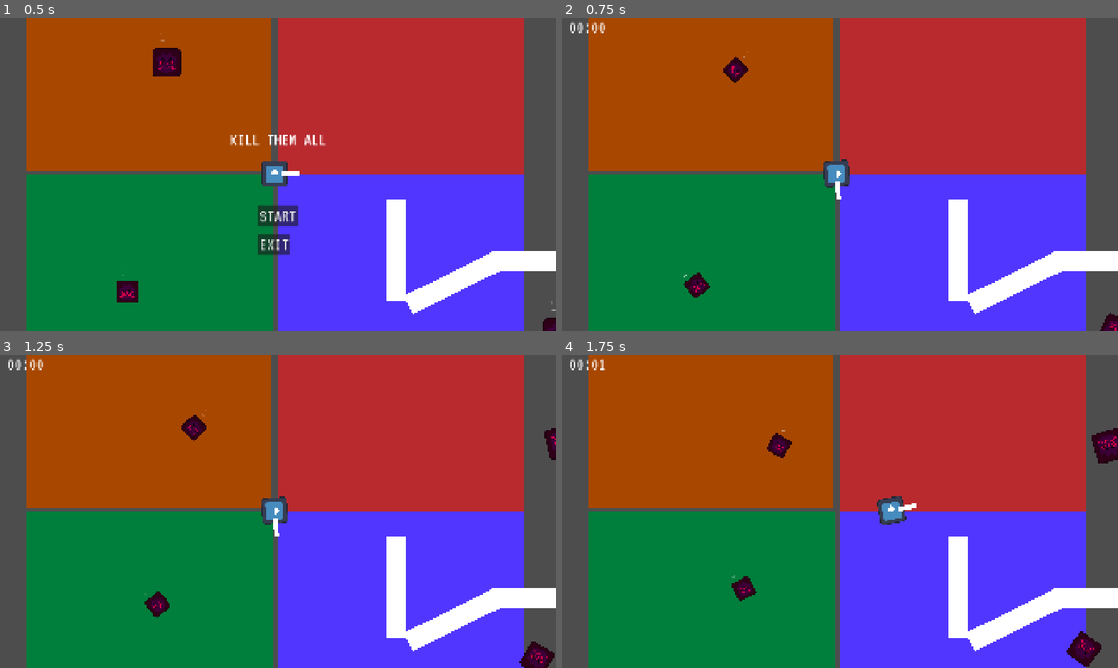
Above: before the commit, frames 1-4 (two rows, left to right).
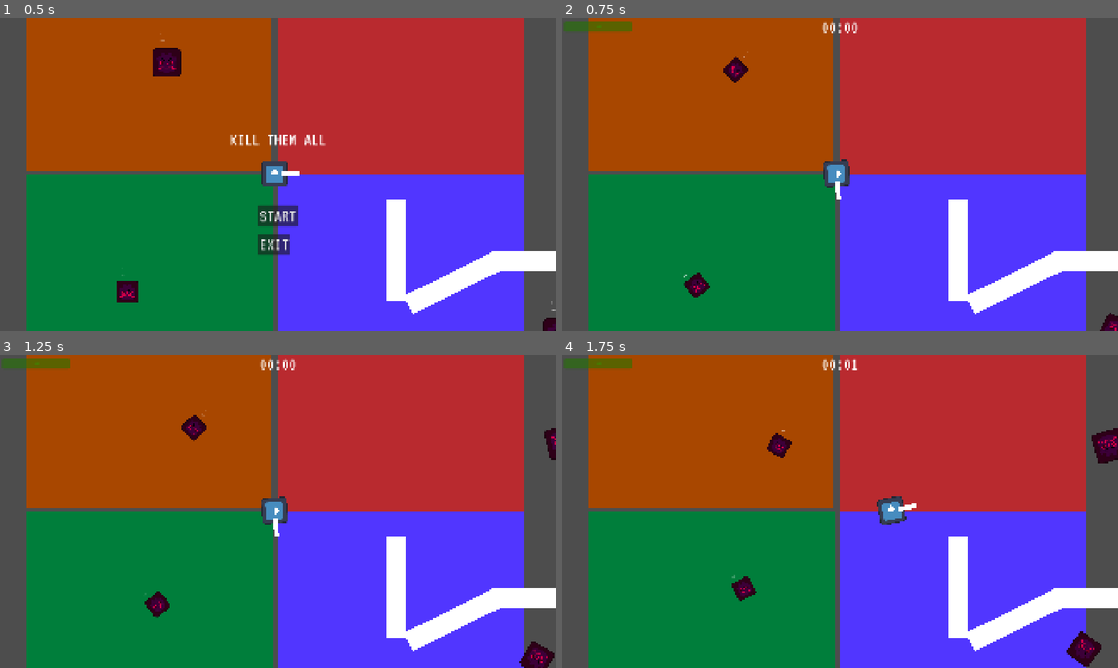
Above: after the commit, the same moments.

Repository: yasukawa426/top-down-shooter
Game: Godot game, scene res://scenes/main.tscn
Two runs of this game, one before a commit and one after it. Both use one fixed random seed, a clock stepped at 60 frames per second and the inputs below. The engine's default icon, where the game draws it, is replaced by a stand-in: a white triangle on a blue panel in a dark square.
Inputs (mouse positions are in pixels of both pictures, inside the frame that each line leads up to):
- Up to frame 1 (0.5 s): no input
- Up to frame 2 (0.75 s): click "START" at 0.5 s
- Up to frame 3 (1.25 s): no input
- Up to frame 4 (1.75 s): move the mouse to (962, 495) at 1.27 s; hold D (move_right) from 1.28 s (still down); hold Space (shoot) from 1.28 s (still down)

Frame 1 is identical in both runs. In frame 2, 0.5% of the frame differs, in the area x 0-54%, y 1-5%; in frame 3, 0.5%; in frame 4, 0.5%.

Commit message:
feat: add functional health bar

Diff:
--- a/scenes/hud.gd
+++ b/scenes/hud.gd
@@ -33,6 +33,13 @@
 	$GameplayControl.show()
 	$MenuControl.hide()
 	$GameOverControl.hide()
+
+	#TODO: get player data in a better way
+	var player_data = get_node("../Player").get_player_stats()
+
+	$GameplayControl/HealthProgressBar.max_value = player_data.max_hp
+	$GameplayControl/HealthProgressBar.value = player_data.max_hp
+
 	start_game.emit()
 
 func update_score(value: int) -> void:
@@ -43,3 +50,7 @@
 	var seconds := int(value) % 60
 
 	return "%02d:%02d" % [minutes, seconds]
+
+func update_health(value, max_hp):
+	$GameplayControl/HealthProgressBar.max_value = max_hp
+	$GameplayControl/HealthProgressBar.value = value
--- a/scenes/main.gd
+++ b/scenes/main.gd
@@ -48,3 +48,8 @@
 func _set_score(value: int) -> void:
 	score = value
 	$HUD.update_score(value)
+
+
+func _on_player_damaged() -> void:
+	var data :Dictionary = $Player.get_player_stats()
+	$HUD.update_health(data.current_hp, data.max_hp)
--- a/scenes/main.tscn
+++ b/scenes/main.tscn
@@ -99,13 +99,16 @@
 theme_override_font_sizes/font_size = 64
 text = "00:00"
 
-[node name="TimeLabel" type="Label" parent="HUD/GameplayControl" unique_id=1395245453]
-layout_mode = 1
-offset_left = 24.0
-offset_right = 64.0
-offset_bottom = 65.0
-theme_override_font_sizes/font_size = 64
-text = "0"
+[node name="HealthProgressBar" type="ProgressBar" parent="HUD/GameplayControl" unique_id=377129798]
+modulate = Color(0.18423513, 0.6411567, 0, 1)
+layout_mode = 1
+offset_left = 8.0
+offset_top = 12.0
+offset_right = 240.0
+offset_bottom = 48.0
+tooltip_text = "Health"
+max_value = 5.0
+value = 2.0
 
 [node name="GameOverControl" type="Control" parent="HUD" unique_id=974439561]
 layout_mode = 3
@@ -197,6 +200,7 @@
 [node name="ScoreTimer" type="Timer" parent="." unique_id=717289112]
 process_mode = 1
 
+[connection signal="damaged" from="Player" to="." method="_on_player_damaged"]
 [connection signal="player_died" from="Levels/Test" to="." method="_on_player_died"]
 [connection signal="start_game" from="HUD" to="." method="_on_hud_start_game"]
 [connection signal="timeout" from="HUD/MessageTimer" to="HUD" method="_on_message_timer_timeout"]
